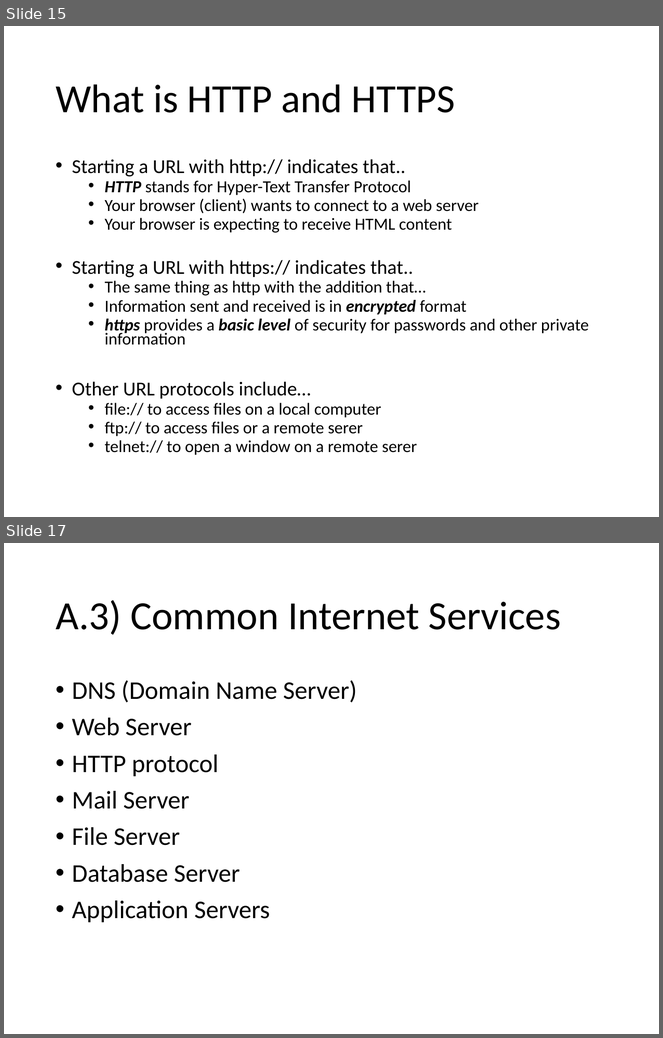
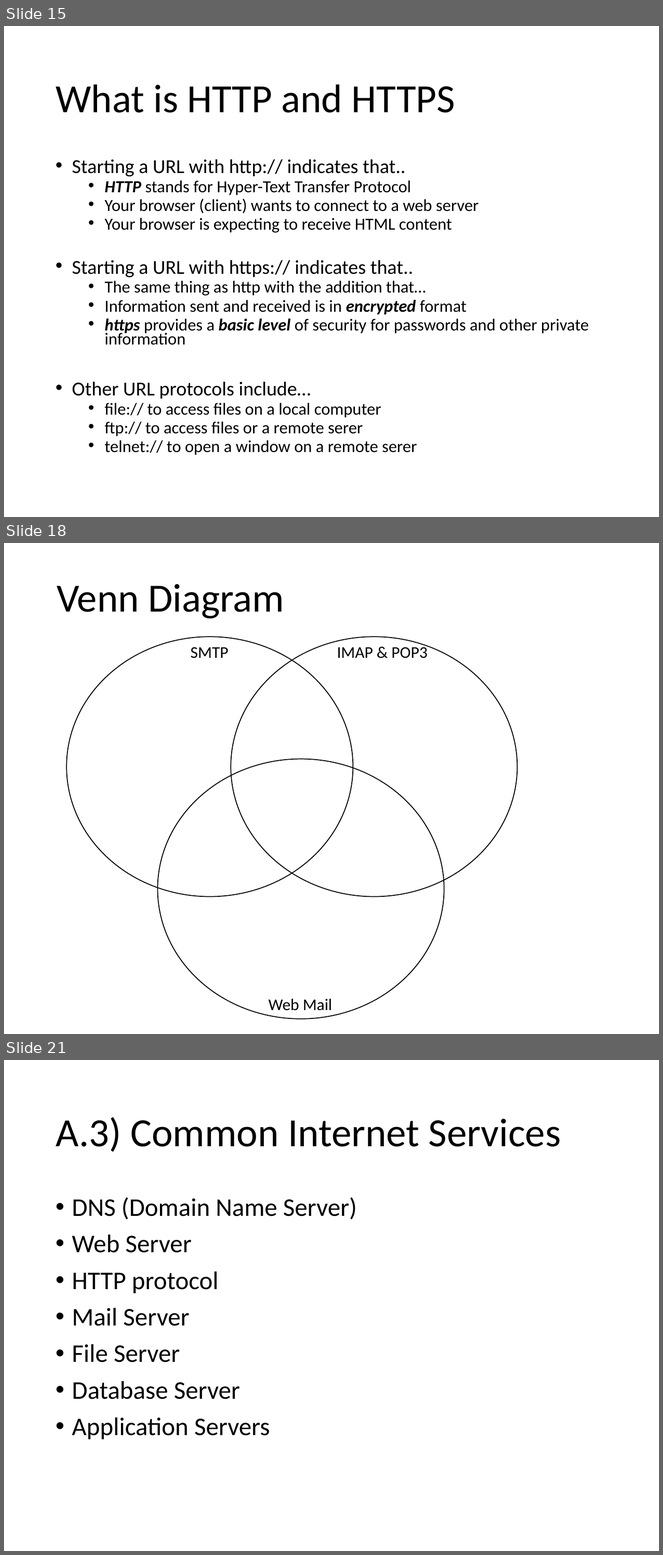
Before and after one commit to Greg5519/ICS3C0, a slide deck: Topic A Computer Systems/A.8 Lesson - World Wide Web.pptx. Shown one above the other, each under a label of ours: slides 15 and 17 before the commit, slides 15, 18 and 21 after it; the slides between them are not shown. The pictures are 663x1038 and 663x1555 pixels, drawn with LibreOffice and Linux fonts; fonts in the diff are those of the drawing. Boxes give left, top, right and bottom in pixels: in the first picture for what was removed or moved away, otherwise in the second. Text is boxed around its words. In the diff, an @@ line names an element or a change of style, - is before the commit and + after.

```diff
--- a/Topic A Computer Systems/A.8 Lesson - World Wide Web.pptx
+++ b/Topic A Computer Systems/A.8 Lesson - World Wide Web.pptx
@@ slide 18 added at <box>4,543,659,1034</box>, background #FFFFFF @@
@@ title added at <box>57,584,284,619</box>, 44 pt, text #000000 @@
+Venn Diagram
@@ ellipse added at <box>67,637,353,897</box>, outline #000000 1 pt @@
@@ text added at <box>191,647,229,658</box>, 18 pt, text #000000 @@
+SMTP
@@ ellipse added at <box>231,637,517,897</box>, outline #000000 1 pt @@
@@ text added at <box>337,644,427,658</box>, 18 pt, text #000000 @@
+IMAP & POP3
@@ ellipse added at <box>158,759,444,1019</box>, outline #000000 1 pt @@
@@ text added at <box>269,999,332,1011</box>, 18 pt, text #000000 @@
+Web Mail
@@ what was slide 17 is now slide 21 @@
```
Also in this commit, not shown: 1 slide changed, 3 other slides added, 2 other files.
